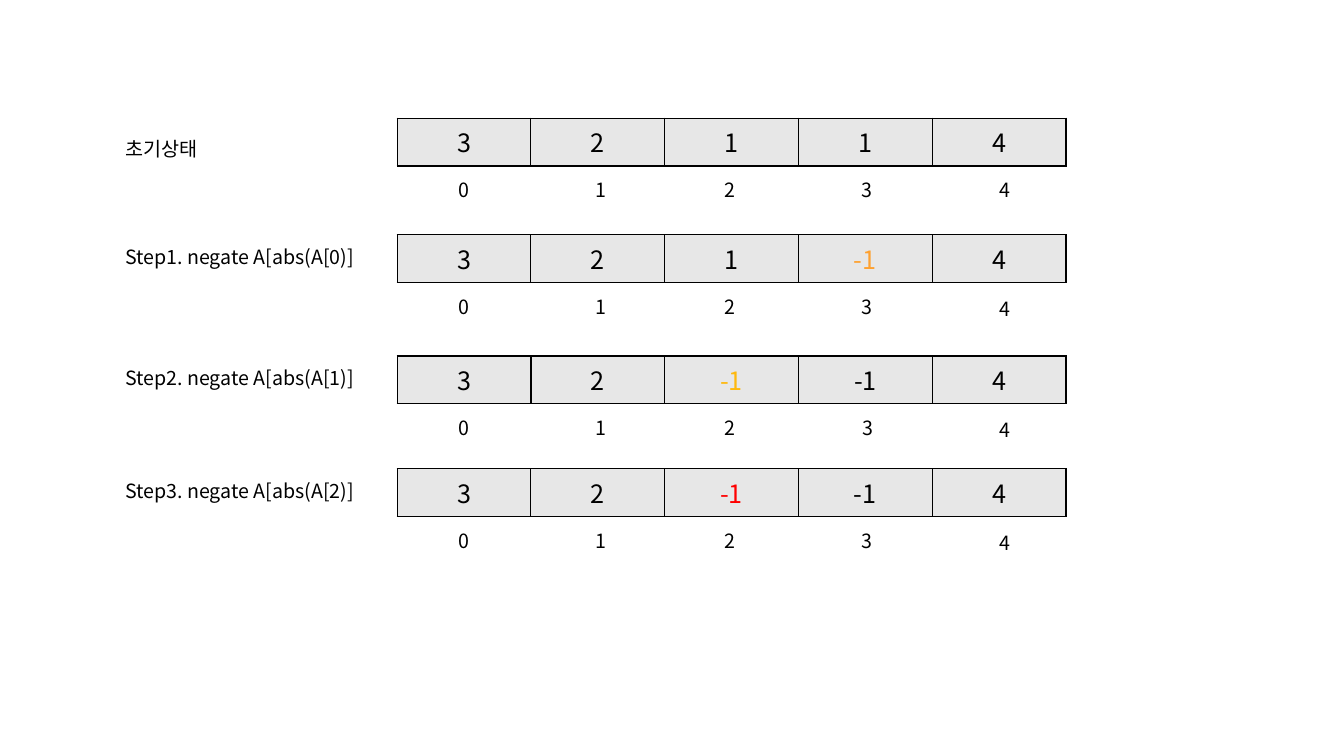
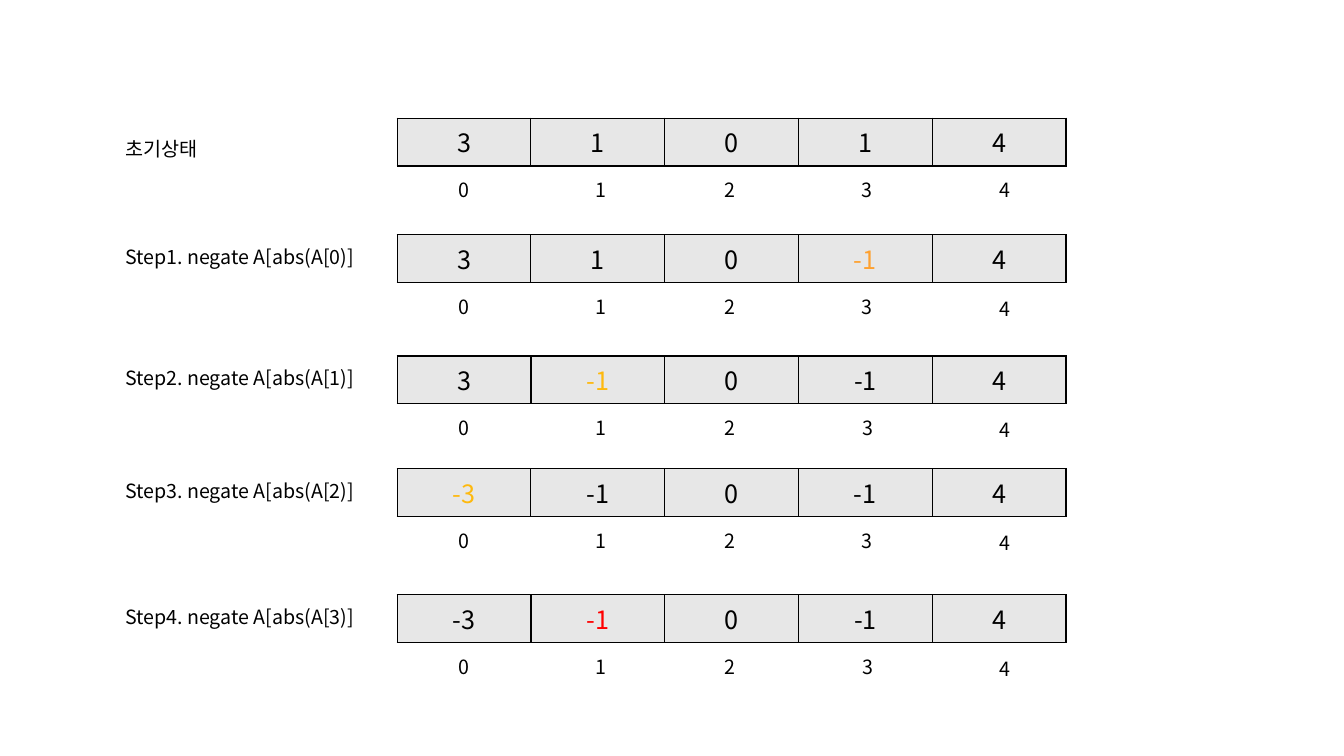
Before and after one commit to brave-people/brave-tech-interview, a slide deck: slide 2 of _raw/algorithm/algorithm.pptx. Drawn at 1344x756 pixels with LibreOffice and Linux fonts; fonts in the diff are those of the drawing; background and template pictures are left out. Boxes give left, top, right and bottom in pixels: in the first picture for what was removed or moved away, otherwise in the second. Text is boxed around its words. In the diff, an @@ line names an element or a change of style, - is before the commit and + after.

```diff
--- a/_raw/algorithm/algorithm.pptx
+++ b/_raw/algorithm/algorithm.pptx
@@ table at (x1=397, y1=118, x2=1068, y2=165) @@
-row 1, column 2: 2
+row 1, column 2: 1
-row 1, column 3: 1
+row 1, column 3: 0
@@ table at (x1=397, y1=235, x2=1068, y2=282) @@
-row 1, column 2: 2
+row 1, column 2: 1
-row 1, column 3: 1
+row 1, column 3: 0
@@ table at (x1=397, y1=356, x2=1068, y2=403) @@
-row 1, column 2: 2
+row 1, column 2: -1
-row 1, column 3: -1
+row 1, column 3: 0
@@ table at (x1=397, y1=469, x2=1068, y2=516) @@
-row 1: 3 | 2 | -1 | -1 | 4
+row 1: -3 | -1 | 0 | -1 | 4
@@ table added at (x1=397, y1=595, x2=1068, y2=642), 1 rows, 5 columns @@
+-3 | -1 | 0 | -1 | 4
@@ text added at (x1=125, y1=608, x2=354, y2=629), 14 pt, text #000000 @@
+Step4. negate A[abs(A[3)]
@@ text added at (x1=458, y1=659, x2=469, y2=675), 14 pt, text #000000 @@
+0
@@ text added at (x1=595, y1=659, x2=606, y2=674), 14 pt, text #000000 @@
+1
@@ text added at (x1=725, y1=659, x2=736, y2=674), 14 pt, text #000000 @@
+2
@@ text added at (x1=862, y1=659, x2=873, y2=675), 14 pt, text #000000 @@
+3
@@ text added at (x1=999, y1=661, x2=1010, y2=676), 14 pt, text #000000 @@
+4
```
Also in this commit, not shown: 3 other files.
